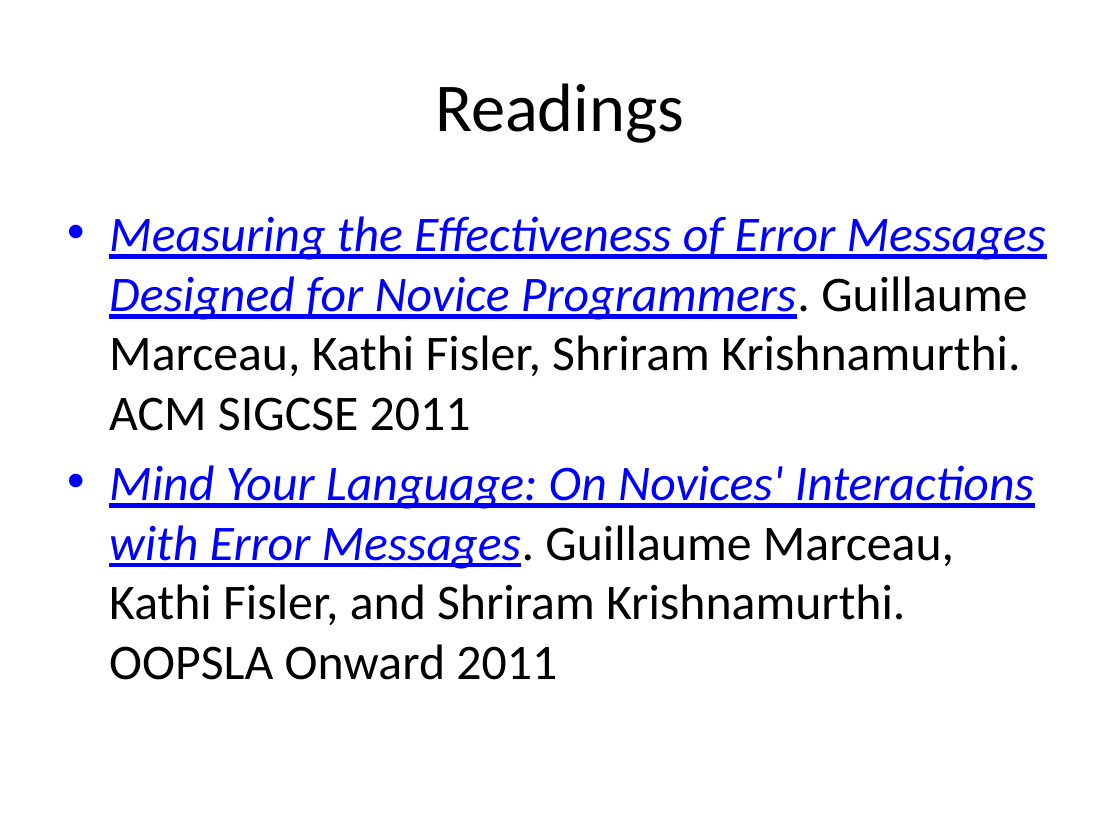
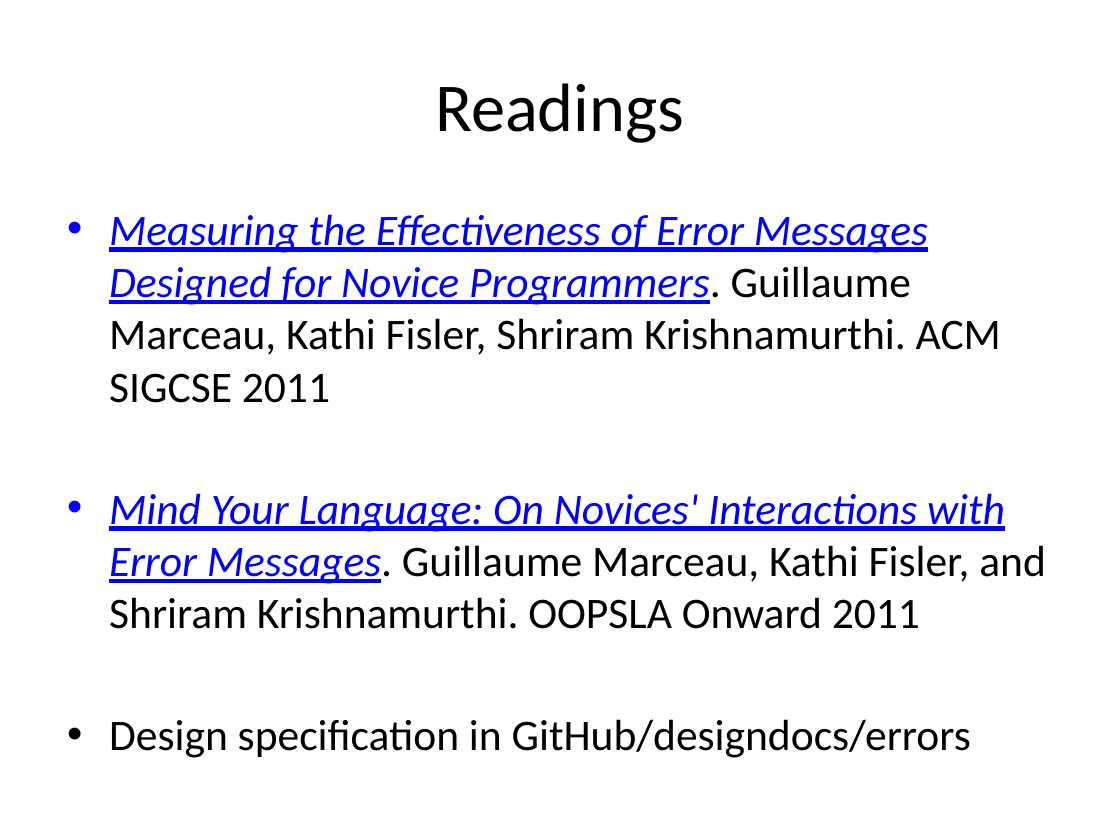
Before and after one commit to bootstrapworld/curr, a slide deck: slide 4 of design-docs/Improving Error Messages.pptx. Drawn at 1120x840 pixels with LibreOffice and Linux fonts; fonts in the diff are those of the drawing. Boxes give left, top, right and bottom in pixels: in the first picture for what was removed or moved away, otherwise in the second. Text is boxed around its words. In the diff, an @@ line names an element or a change of style, - is before the commit and + after.

Commit message:
minor fix to error messages ppt

```diff
--- a/design-docs/Improving Error Messages.pptx
+++ b/design-docs/Improving Error Messages.pptx
@@ text at (x1=109, y1=214, x2=1046, y2=629): size 32 to 28 pt in "Measuring the Effectiveness of Error Messages Designed ...", "Mind Your Language: On Novices' Interactions with ..." @@
@@ text at (x1=109, y1=719, x2=971, y2=758): paragraph added @@
+• Design specification in GitHub/designdocs/errors
```
